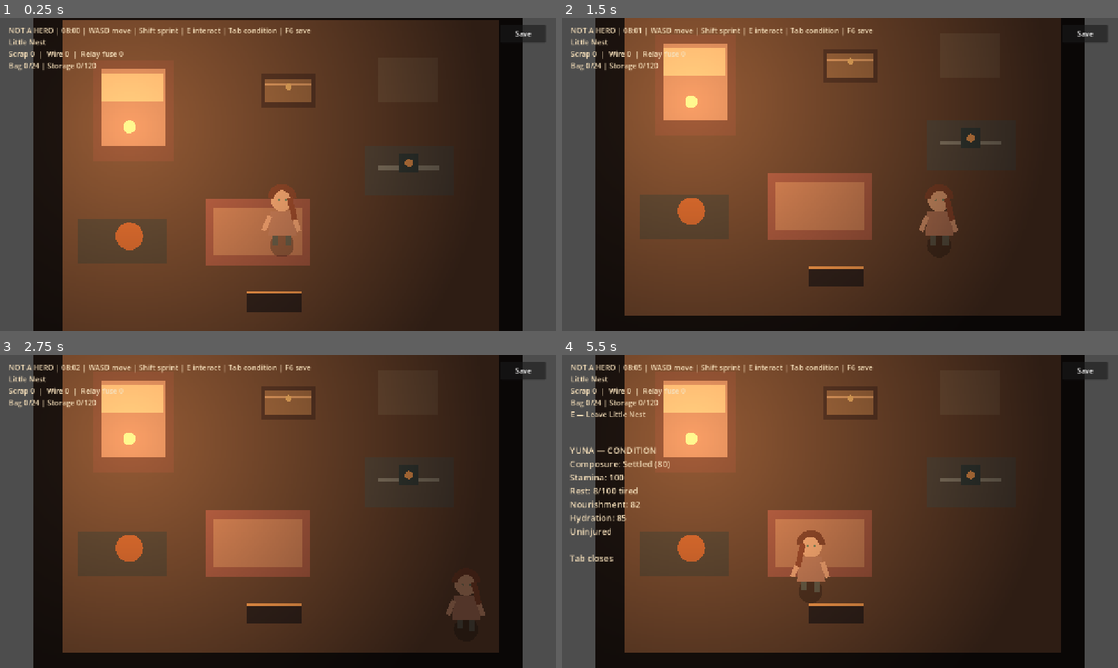
Above: before the commit, frames 1-4 (two rows, left to right).
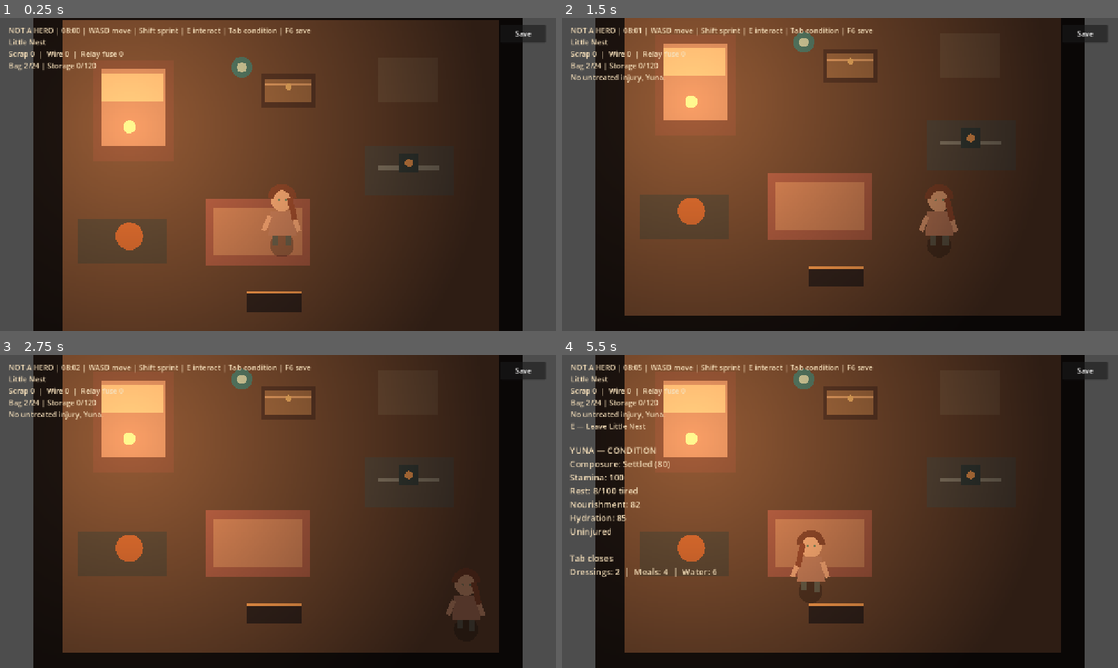
Above: after the commit, the same moments.

Repository: MohamedXIV/not-a-hero
Game: Godot game, scene res://scenes/main.tscn
Same seed, same stepped clock (60 frames per second), same inputs: the game is played once before the commit and once after it.
Inputs (mouse positions are in pixels of both pictures, inside the frame that each line leads up to):
- Up to frame 1 (0.25 s): no input
- Up to frame 2 (1.5 s): tap Enter at 0.5 s; move the mouse to (962, 158) at 0.52 s; hold D (move_right) 0.53-1.28 s; tap E (interact) at 0.6 s; click (962, 158) at 0.67 s; tap F (field_dressing, bound only after the commit) at 0.8, 1.35 s; move the mouse to (728, 190) at 1.27 s; hold S (move_down) from 1.28 s (still down)
- Up to frame 3 (2.75 s): tap E (interact) at 1.55 s; move the mouse to (333, 442) at 2.02 s; release S (move_down) at 2.03 s; press the mouse at (333, 442) at 2.03 s; hold D (move_right) from 2.03 s (still down); tap F (field_dressing, bound only after the commit) at 2.3 s
- Up to frame 4 (5.5 s): move the mouse to (812, 574) at 2.77 s; release D (move_right) at 2.78 s; release the mouse at (812, 574) at 2.78 s; hold W (move_up) 2.78-3.53 s; tap E (interact) at 2.85, 4.55 s; click (812, 574) at 2.92 s; move the mouse to (1006, 558) at 3.52 s; hold Shift (sprint) 3.53-4.28 s; hold A (move_left) 3.53-5.03 s; tap F (field_dressing, bound only after the commit) at 3.8, 5.3 s; tap R (reload) at 4.15 s; move the mouse to (673, 464) at 4.27 s; tap Tab (status_panel) at 4.35 s; move the mouse to (867, 511) at 5.02 s; hold S (move_down) from 5.03 s (still down); tap 1 (weapon_pistol) at 5.1 s; click (867, 511) at 5.17 s

The runs differ from the first frame. In frame 1, 0.2% of the frame differs, in the area x 4-46%, y 12-20%; in frame 2, 0.4%; in frame 3, 0.4%; in frame 4, 0.7%, in the area x 1-46%, y 4-71%.

Commit message:
feat(godot): first aid dressings and finite starter shelter meals/water

Diff:
--- /dev/null
+++ b/godot/resources/items/dressing.tres
@@ -0,0 +1,9 @@
+[gd_resource type="Resource" script_class="ItemDefinition" load_steps=2 format=3]
+
+[ext_resource type="Script" path="res://scripts/inventory/item_definition.gd" id="1_item"]
+
+[resource]
+script = ExtResource("1_item")
+item_id = &"dressing"
+display_name = "Field Dressing"
+max_stack = 10
--- a/godot/scripts/actors/yuna_condition.gd
+++ b/godot/scripts/actors/yuna_condition.gd
@@ -11,6 +11,7 @@
 var hydration: float = 85.0
 var composure: float = 78.0
 var injuries: Dictionary = {"arm": 0, "leg": 0, "torso": 0}
+var bandaged: Dictionary = {"arm": false, "leg": false, "torso": false}
 
 
 func tick(delta: float, at_home: bool, moving: bool, sprinting: bool) -> void:
@@ -39,8 +40,38 @@
     if key not in PARTS:
         return false
     injuries[key] = mini(3, int(injuries[key]) + 1)
+    bandaged[key] = false
     composure = maxf(0.0, composure - 11.0)
     stamina = maxf(0.0, stamina - 12.0)
+    return true
+
+
+func next_untreated_part() -> String:
+    for part: String in ["torso", "leg", "arm"]:
+        if int(injuries[part]) > 0 and not bool(bandaged[part]):
+            return part
+    return ""
+
+
+func apply_dressing(part: String) -> bool:
+    if part not in PARTS or int(injuries[part]) <= 0 or bool(bandaged[part]):
+        return false
+    bandaged[part] = true
+    return true
+
+
+func eat_meal() -> bool:
+    if nourishment >= 92.0:
+        return false
+    nourishment = minf(100.0, nourishment + 34.0)
+    composure = minf(100.0, composure + 3.0)
+    return true
+
+
+func drink_water() -> bool:
+    if hydration >= 92.0:
+        return false
+    hydration = minf(100.0, hydration + 44.0)
     return true
 
 
@@ -67,7 +98,7 @@
 
 func movement_modifier() -> float:
     # Capped compound penalty: an injured/tired/thirsty Yuna can still reach home.
-    var leg_penalty: float = 0.09 * float(injuries["leg"])
+    var leg_penalty: float = 0.09 * float(injuries["leg"]) * (0.65 if bool(bandaged["leg"]) else 1.0)
     var fatigue_penalty: float = 0.12 if fatigue > 75.0 else 0.0
     var thirst_penalty: float = 0.07 if hydration < 18.0 else 0.0
     return clampf(1.0 - leg_penalty - fatigue_penalty - thirst_penalty, 0.62, 1.0)
@@ -79,7 +110,7 @@
 
 
 func reload_modifier() -> float:
-    return clampf(1.0 + float(injuries["arm"]) * 0.12 + (0.1 if fatigue > 75.0 else 0.0), 1.0, 1.5)
+    return clampf(1.0 + float(injuries["arm"]) * (0.08 if bool(bandaged["arm"]) else 0.12) + (0.1 if fatigue > 75.0 else 0.0), 1.0, 1.5)
 
 
 func injury_description() -> String:
@@ -89,7 +120,7 @@
         if severity == 0:
             continue
         var qualifier: String = "Bruised" if severity == 1 else ("Strained" if severity == 2 else "Seriously injured")
-        names.append("%s %s" % [qualifier, part])
+        names.append("%s %s%s" % [qualifier, part, " (dressed)" if bool(bandaged[part]) else ""])
     return "Uninjured" if names.is_empty() else ", ".join(names)
 
 
@@ -102,6 +133,8 @@
     nourishment = maxf(0.0, nourishment - 5.0)
     for part: String in PARTS:
         injuries[part] = maxi(0, int(injuries[part]) - 1)
+        if int(injuries[part]) == 0:
+            bandaged[part] = false
 
 
 func snapshot() -> Dictionary:
@@ -112,6 +145,7 @@
         "hydration": hydration,
         "composure": composure,
         "injuries": injuries.duplicate(true),
+        "bandaged": bandaged.duplicate(true),
     }
 
 
@@ -139,10 +173,22 @@
         if int(severity) < 0 or int(severity) > 3:
             return false
         restored_wounds[part] = int(severity)
+    var care: Variant = raw.get("bandaged")
+    if typeof(care) != TYPE_DICTIONARY:
+        return false
+    var restored_care: Dictionary = {}
+    for part: String in PARTS:
+        var status: Variant = care.get(part)
+        if typeof(status) != TYPE_BOOL:
+            return false
+        if bool(status) and int(restored_wounds[part]) == 0:
+            return false
+        restored_care[part] = status
     stamina = normalized["stamina"]
     fatigue = normalized["fatigue"]
     nourishment = normalized["nourishment"]
     hydration = normalized["hydration"]
     composure = normalized["composure"]
     injuries = restored_wounds
+    bandaged = restored_care
     return true
--- a/godot/scripts/core/game_session.gd
+++ b/godot/scripts/core/game_session.gd
@@ -3,7 +3,7 @@
 ## P0 currently models position, clock and persistent world switches only.
 
 const SAVE_PATH: String = "user://not_a_hero_save.json"
-const SAVE_VERSION: int = 5
+const SAVE_VERSION: int = 6
 const InputBindings = preload("res://scripts/core/input_bindings.gd")
 
 var current_level: String = "shelter"
@@ -15,6 +15,7 @@
 var bag: InventoryState = InventoryState.new()
 var storage: InventoryState = InventoryState.new(120)
 var condition: YunaCondition = YunaCondition.new()
+var home_supplies: Dictionary = {"meals": 4, "water": 6}
 var combat_state: Dictionary = {
     "selected": "pistol",
     "pistol": {"clip": 8, "reserve": 32},
@@ -31,6 +32,37 @@
 func advance_time(delta: float) -> void:
     # Approximate 24 real minutes per in-game day, provisional balance.
     day_minutes = fposmod(day_minutes + delta, 1440.0)
+
+
+func use_field_dressing() -> bool:
+    var part: String = condition.next_untreated_part()
+    if part.is_empty():
+        report("No untreated injury, Yuna.")
+        return false
+    if not bag.try_spend(&"dressing", 1):
+        report("You need a field dressing, Yuna.")
+        return false
+    condition.apply_dressing(part)
+    report("Easy. That's the %s dressed. Rest when you can." % part)
+    return true
+
+
+func eat_at_home() -> bool:
+    if int(home_supplies["meals"]) <= 0 or not condition.eat_meal():
+        report("No meal needed or prepared, Yuna.")
+        return false
+    home_supplies["meals"] = int(home_supplies["meals"]) - 1
+    report("A warm meal. Nice work, Yuna.")
+    return true
+
+
+func drink_at_home() -> bool:
+    if int(home_supplies["water"]) <= 0 or not condition.drink_water():
+        report("Not thirsty, or the water canister's empty.")
+        return false
+    home_supplies["water"] = int(home_supplies["water"]) - 1
+    report("Water first. Think clearly, Yuna.")
+    return true
 
 
 func sleep_at_home() -> void:
@@ -68,6 +100,7 @@
         "inventory": bag.snapshot(),
         "storage": storage.snapshot(),
         "condition": condition.snapshot(),
+        "home_supplies": home_supplies.duplicate(true),
         "combat_state": combat_state.duplicate(true),
     }
 
@@ -107,6 +140,19 @@
     var restored_condition := YunaCondition.new()
     if not restored_condition.restore_snapshot(raw_condition as Dictionary):
         return false
+    var supplies: Variant = data.get("home_supplies")
+    if typeof(supplies) != TYPE_DICTIONARY:
+        return false
+    var restored_supplies: Dictionary = {}
+    for supply_id: String in ["meals", "water"]:
+        var quantity: Variant = supplies.get(supply_id)
+        if typeof(quantity) != TYPE_FLOAT and typeof(quantity) != TYPE_INT:
+            return false
+        if not is_finite(float(quantity)) or float(quantity) != float(int(quantity)):
+            return false
+        if int(quantity) < 0 or int(quantity) > 50:
+            return false
+        restored_supplies[supply_id] = int(quantity)
     var stored_combat: Variant = data.get("combat_state", null)
     if typeof(stored_combat) != TYPE_DICTIONARY:
         return false
@@ -136,6 +182,7 @@
     bag = restored_bag
     storage = restored_storage
     condition = restored_condition
+    home_supplies = restored_supplies
     combat_state = next_combat
     return true
 
--- a/godot/scripts/core/input_bindings.gd
+++ b/godot/scripts/core/input_bindings.gd
@@ -11,6 +11,7 @@
     _ensure_key(&"sprint", KEY_SHIFT)
     _ensure_key(&"quick_save", KEY_F6)
     _ensure_key(&"status_panel", KEY_TAB)
+    _ensure_key(&"field_dressing", KEY_F)
     _ensure_key(&"weapon_pistol", KEY_1)
     _ensure_key(&"weapon_rifle", KEY_2)
     _ensure_key(&"reload", KEY_R)
--- a/godot/scripts/core/main.gd
+++ b/godot/scripts/core/main.gd
@@ -18,6 +18,7 @@
     if not had_save:
         # New worlds vary in salvage population, but authored terrain stays fixed.
         GameSession.world_seed = randi()
+        GameSession.bag.try_receive({"dressing": 2})
     _build_hud()
     _open_level(GameSession.current_level)
     if had_save:
@@ -26,6 +27,9 @@
 
 func _process(delta: float) -> void:
     GameSession.advance_time(delta)
+    if Input.is_action_just_pressed("field_dressing"):
+        if GameSession.use_field_dressing():
+            GameSession.save_to_disk()
     if Input.is_action_just_pressed("quick_save"):
         _write_save()
     var hour: int = int(GameSession.day_minutes / 60.0)
@@ -52,7 +56,7 @@
     if state.stamina < 48.0:
         _hud.text += "\nOut of breath — slow down"
     if state.injury_description() != "Uninjured":
-        _hud.text += "\n" + state.injury_description()
+        _hud.text += "\n" + state.injury_description() + " — F first aid"
     if state.hydration < 28.0 or state.nourishment < 24.0 or state.fatigue > 72.0:
         _hud.text += "\n" + ("Thirsty " if state.hydration < 28.0 else "") + ("Hungry " if state.nourishment < 24.0 else "") + ("Tired" if state.fatigue > 72.0 else "")
     if Input.is_action_just_pressed("status_panel"):
@@ -61,6 +65,11 @@
         _status_detail.text = "YUNA — CONDITION\nComposure: %s (%.0f)\nStamina: %.0f\nRest: %.0f/100 tired\nNourishment: %.0f\nHydration: %.0f\n%s\n\nTab closes" % [
             state.composure_label(), state.composure, state.stamina, state.fatigue,
             state.nourishment, state.hydration, state.injury_description()
+        ]
+        _status_detail.text += "\nDressings: %d  |  Meals: %d  |  Water: %d" % [
+            GameSession.bag.quantity(&"dressing"),
+            int(GameSession.home_supplies["meals"]),
+            int(GameSession.home_supplies["water"]),
         ]
     if GameSession.current_feedback() != "":
         _hud.text += "\n" + GameSession.current_feedback()
--- a/godot/scripts/interiors/starter_shelter.gd
+++ b/godot/scripts/interiors/starter_shelter.gd
@@ -7,6 +7,8 @@
 const LightFactory = preload("res://scripts/presentation/light_factory.gd")
 const EXIT_POSITION: Vector2 = Vector2(330, 443)
 const BED_USE_POINT: Vector2 = Vector2(215, 279)
+const COOK_POINT: Vector2 = Vector2(196, 369)
+const WATER_POINT: Vector2 = Vector2(290, 151)
 
 @onready var yuna: CharacterBody2D = $Yuna
 @onready var workbench: Node2D = $Workbench
@@ -64,6 +66,10 @@
         return "E — Leave Little Nest"
     if yuna.position.distance_to(BED_USE_POINT) < 62.0:
         return "E — Rest in your own bed"
+    if yuna.position.distance_to(COOK_POINT) < 48.0:
+        return "E — Eat a prepared meal"
+    if yuna.position.distance_to(WATER_POINT) < 38.0:
+        return "E — Drink clean water"
     if yuna.position.distance_to(chest.position) < 70.0:
         return str(chest.call("get_interaction_label"))
     if yuna.position.distance_to(workbench.position) < 92.0:
@@ -87,6 +93,12 @@
     elif yuna.position.distance_to(BED_USE_POINT) < 62.0:
         GameSession.sleep_at_home()
         GameSession.save_to_disk()
+    elif yuna.position.distance_to(COOK_POINT) < 48.0:
+        if GameSession.eat_at_home():
+            GameSession.save_to_disk()
+    elif yuna.position.distance_to(WATER_POINT) < 38.0:
+        if GameSession.drink_at_home():
+            GameSession.save_to_disk()
     elif yuna.position.distance_to(chest.position) < 70.0:
         chest.call("interact", Input.is_action_pressed("sprint"))
         GameSession.save_to_disk()
@@ -116,3 +128,5 @@
     draw_rect(Rect2(EXIT_POSITION - Vector2(34, 12), Vector2(68, 24)), Color("#332b2a"))
     draw_line(EXIT_POSITION - Vector2(34, 12), EXIT_POSITION + Vector2(34, -12), Color("#f6be73"), 3.0)
     draw_circle(Vector2(150, 225), 8, Color("#ffddaa"))
+    draw_circle(WATER_POINT, 13, Color("#477e85"))
+    draw_circle(WATER_POINT, 6, Color("#b0d6d1"))
